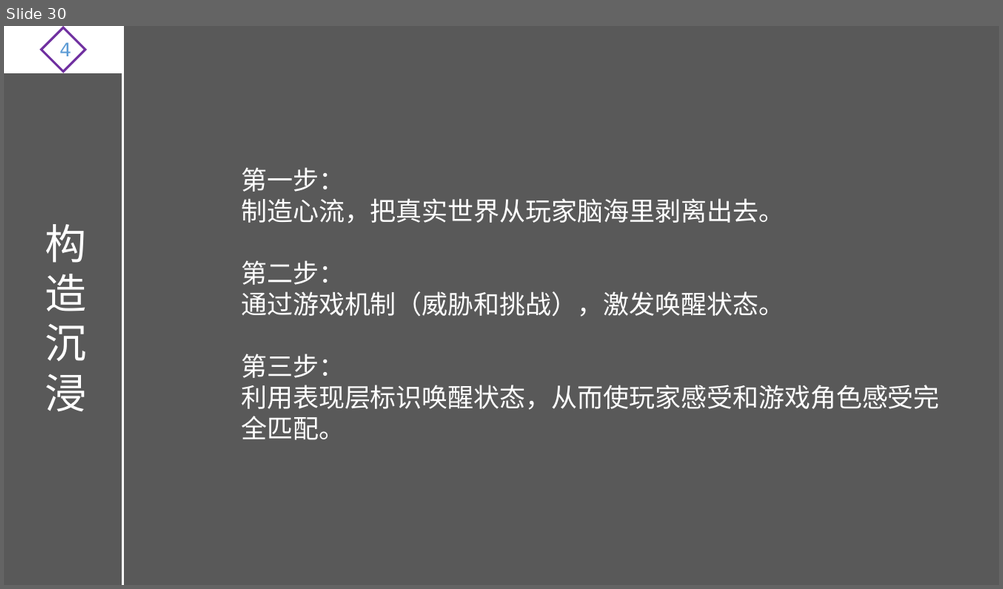
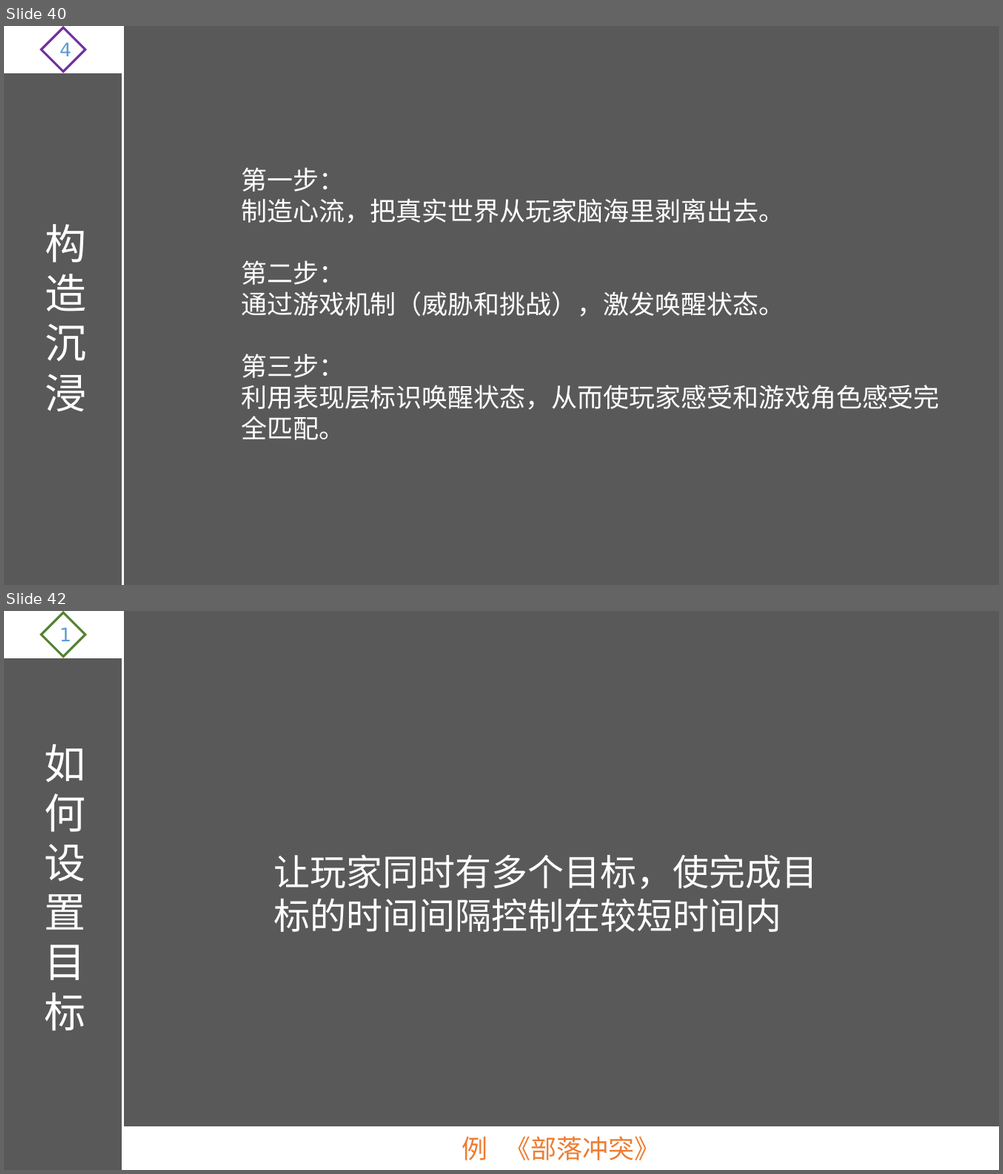
Before and after one commit to ThreePeopleGame/Death, a slide deck: Share/游戏设计理论.pptx. Shown one above the other, each under a label of ours: slide 30 before the commit, slides 40 and 42 after it; the slides between them are not shown. The pictures are 1003x589 and 1003x1174 pixels, drawn with LibreOffice and Linux fonts; fonts in the diff are those of the drawing. Boxes give left, top, right and bottom in pixels: in the first picture for what was removed or moved away, otherwise in the second. Text is boxed around its words. In the diff, an @@ line names an element or a change of style, - is before the commit and + after.

```diff
--- a/Share/游戏设计理论.pptx
+++ b/Share/游戏设计理论.pptx
@@ slide 42 added at <box>4,611,999,1170</box>, background #595959 @@
@@ rectangle added at <box>4,611,122,658</box>, fill #FFFFFF, outline #FFFFFF 1.5 pt @@
@@ diamond added at <box>41,612,85,657</box>, outline #548235 2.25 pt, 18 pt, text #5B9BD5 @@
+1
@@ line added from (122, 611) to (122, 1170), #FFFFFF 2.25 pt @@
@@ text added at <box>44,744,85,1031</box>, 40 pt, text #FFFFFF @@
+如何设置目标
@@ text added at <box>273,854,817,932</box>, 35 pt, text #FFFFFF @@
+让玩家同时有多个目标，使完成目标的时间间隔控制在较短时间内
@@ rectangle added at <box>122,1128,999,1170</box>, fill #FFFFFF, outline #FFFFFF 1.5 pt, 25 pt, text #ED7D31 @@
+例 《部落冲突》
@@ what was slide 30 is now slide 40 @@
```
Also in this commit, not shown: 4 slides changed, 14 other slides added, 1 slide removed, 1 other file.
